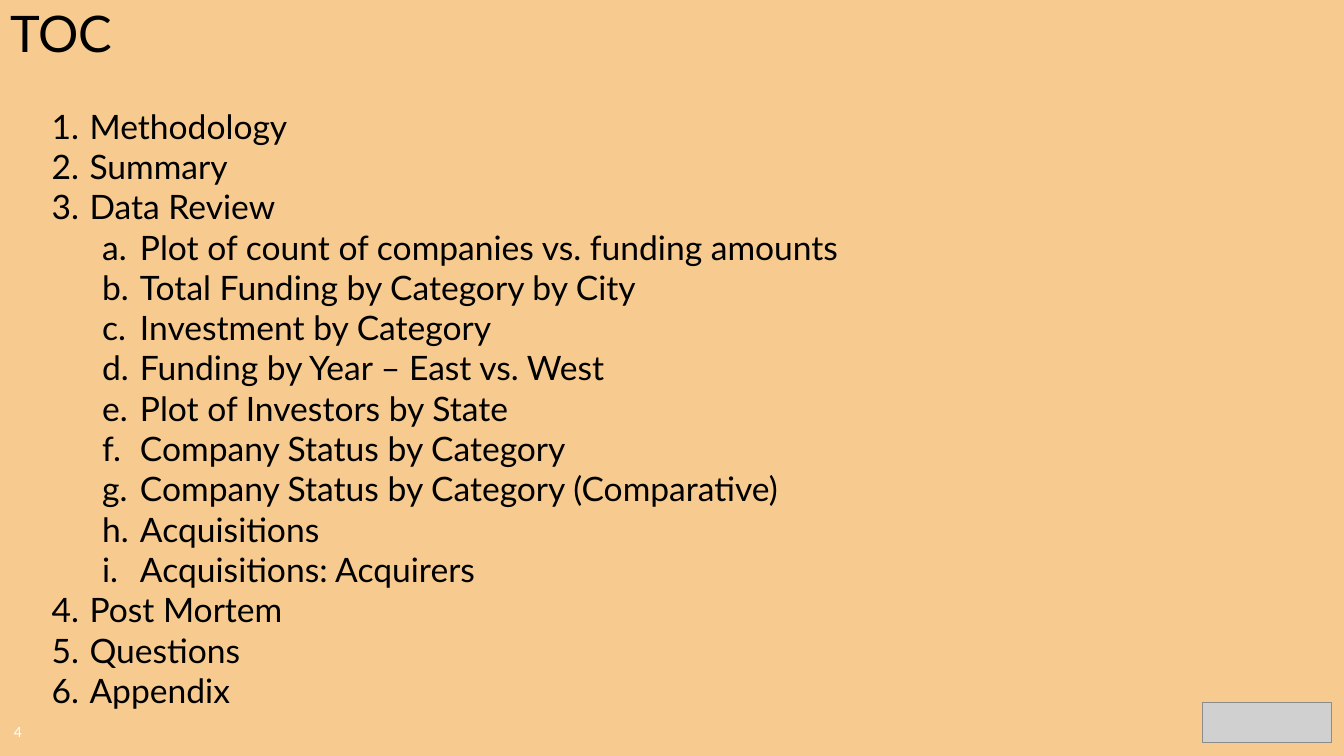
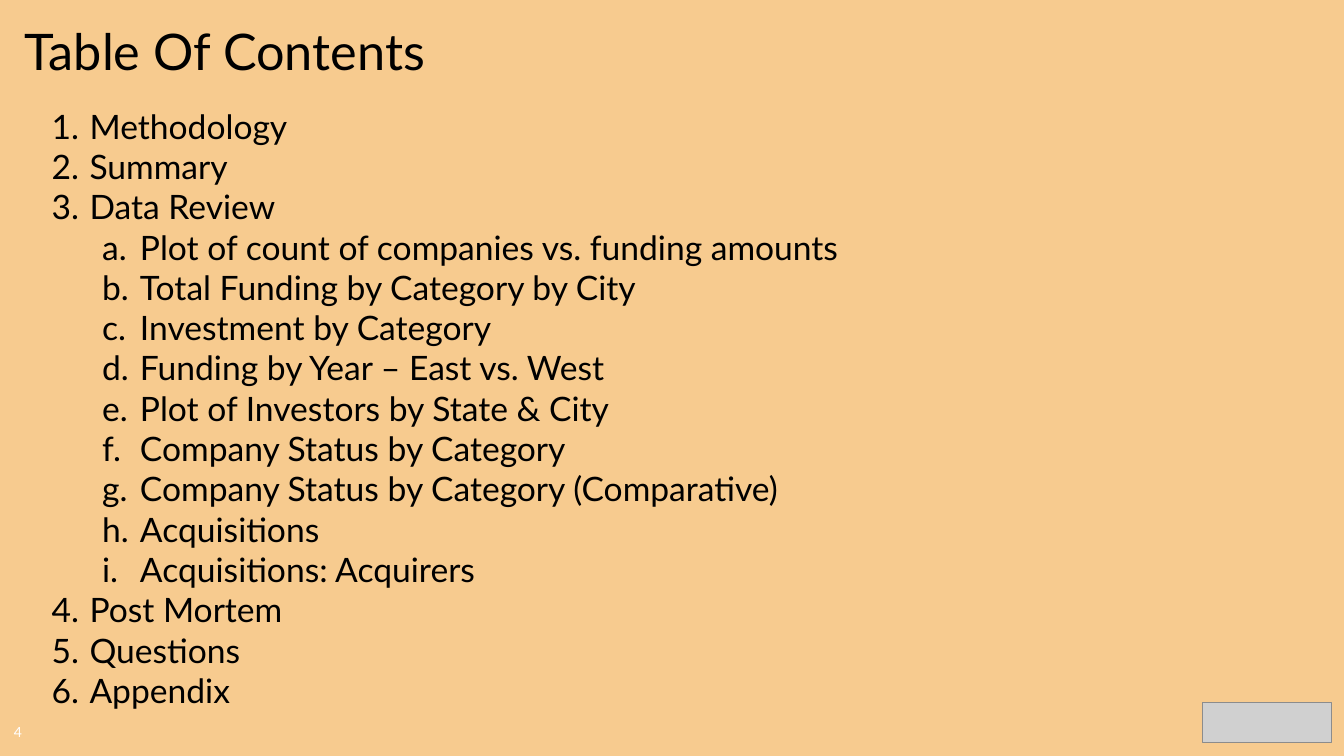
Before and after one commit to CharlesPBiggar/Data-Analytics-Project-1, a slide deck: slide 4 of Presentation/GiterDun Presentation.pptx. Drawn at 1344x756 pixels with LibreOffice and Linux fonts; fonts in the diff are those of the drawing; grey boxes stand for pictures; background and template pictures are left out. Boxes give left, top, right and bottom in pixels: in the first picture for what was removed or moved away, otherwise in the second. Text is boxed around its words. In the diff, an @@ line names an element or a change of style, - is before the commit and + after.

```diff
--- a/Presentation/GiterDun Presentation.pptx
+++ b/Presentation/GiterDun Presentation.pptx
@@ title at <box>25,33,425,71</box>: text changed @@
-TOC
+Table Of Contents
@@ text at <box>140,396,609,427</box>: text changed @@
-  e. Plot of Investors by State
+  e. Plot of Investors by State & City
```
Also in this commit, not shown: 12 other slides changed.
